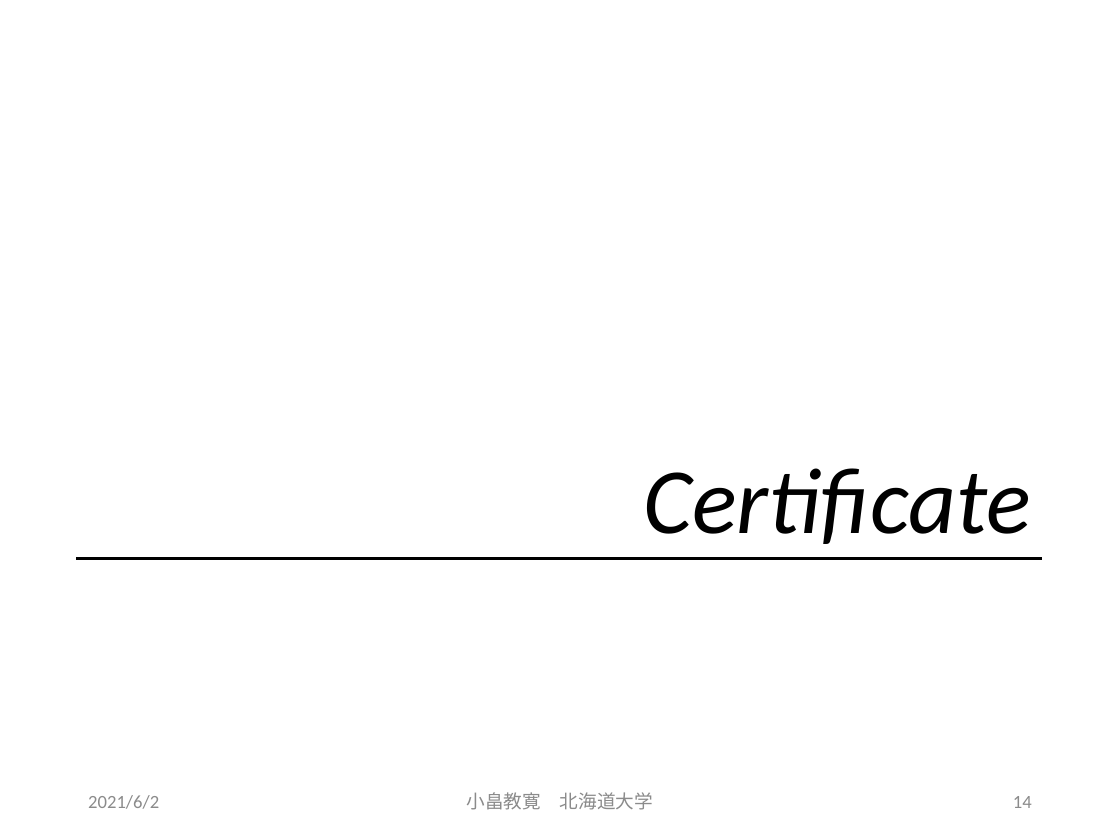
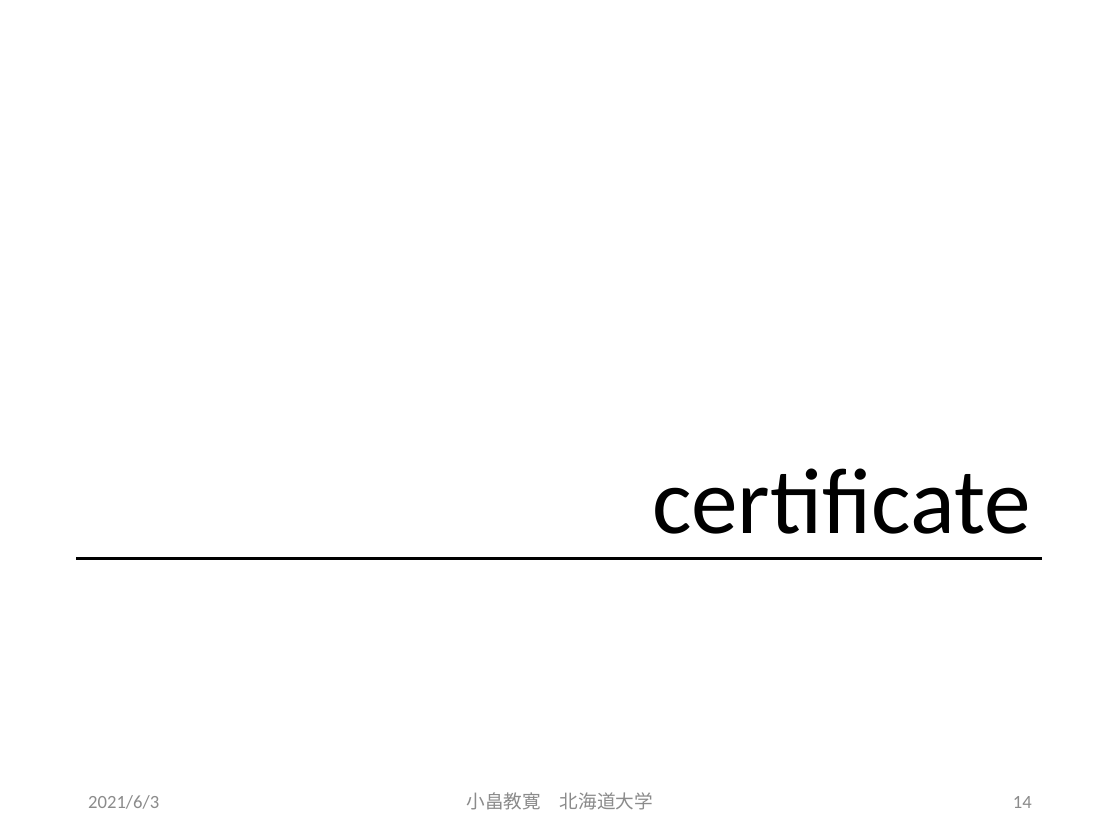
Before and after one commit to obatakyoukan/isomorphism, a slide deck: slide 14 of Isomorphism.pptx. Drawn at 1120x840 pixels with LibreOffice and Linux fonts; fonts in the diff are those of the drawing. Boxes give left, top, right and bottom in pixels: in the first picture for what was removed or moved away, otherwise in the second. Text is boxed around its words. In the diff, an @@ line names an element or a change of style, - is before the commit and + after.

```diff
--- a/Isomorphism.pptx
+++ b/Isomorphism.pptx
@@ title at (652, 468, 1031, 534): text changed; italic off @@
-Certificate
+certificate
@@ text at (88, 795, 159, 809): text changed @@
-2021/6/2
+2021/6/3
```
Also in this commit, not shown: 31 other slides changed, 4 other files.
